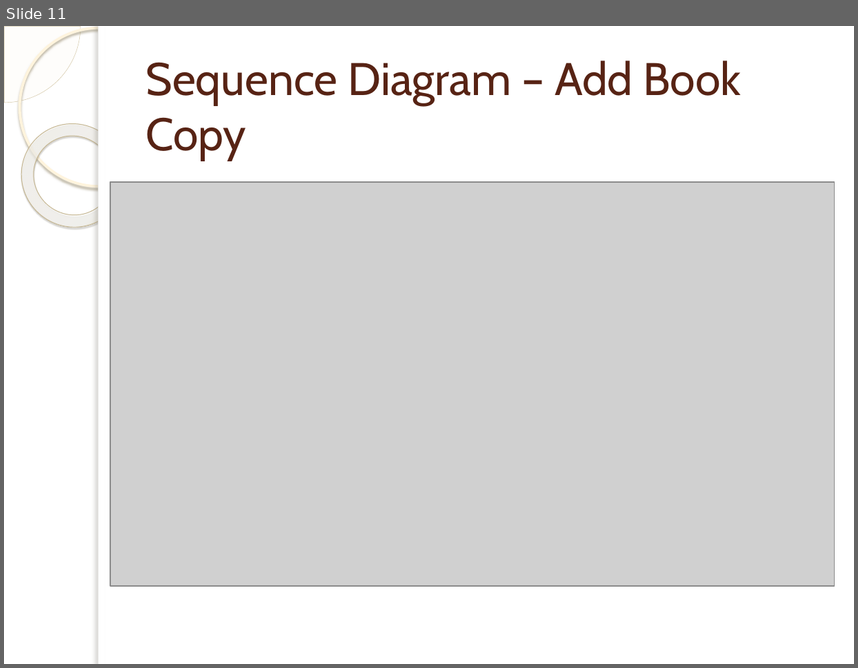
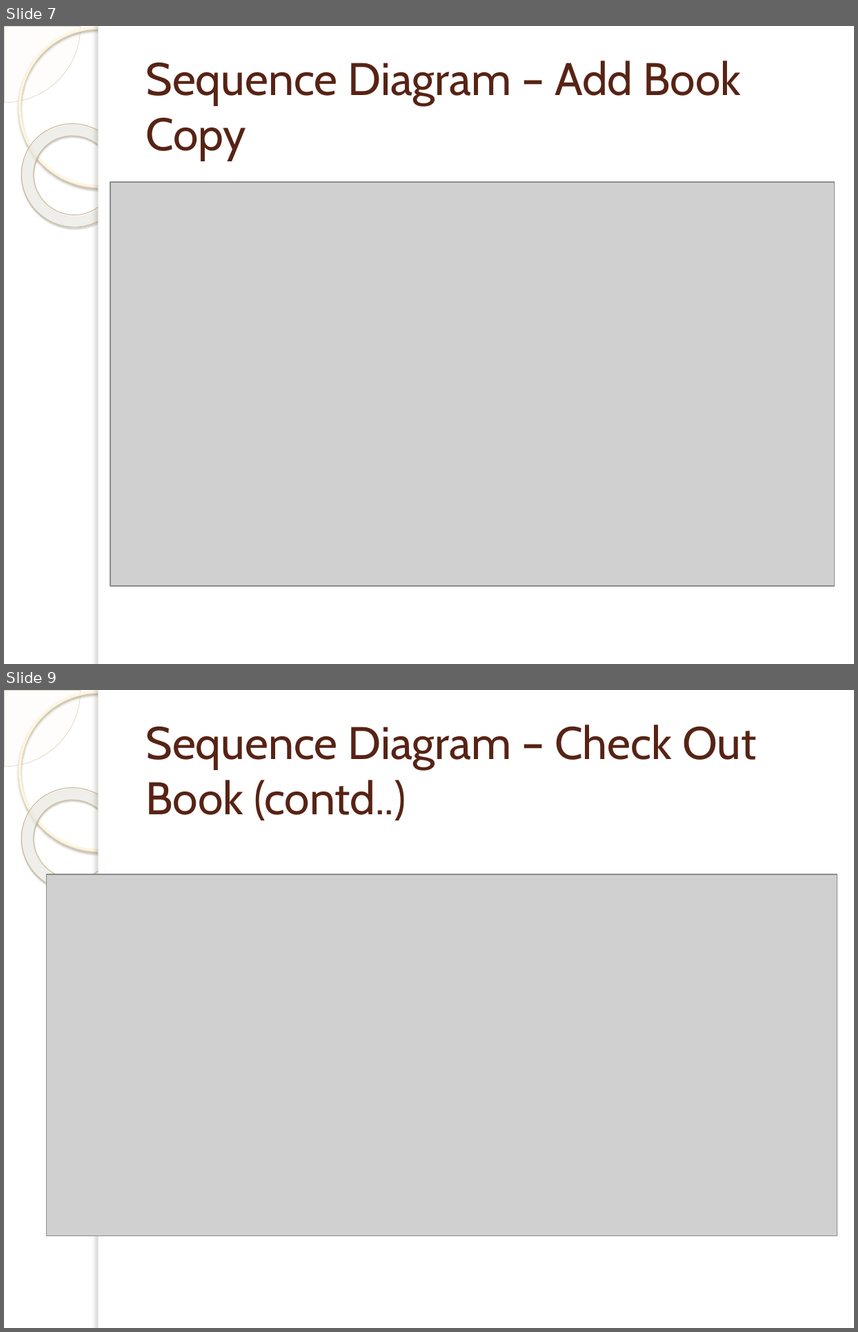
Before and after one commit to memiwo/library-management, a slide deck: docs/Library Management System.pptx. Shown one above the other, each under a label of ours: slide 11 before the commit, slides 7 and 9 after it; the slides between them are not shown. The pictures are 858x668 and 858x1332 pixels, drawn with LibreOffice and Linux fonts; fonts in the diff are those of the drawing; grey boxes stand for pictures; background and template pictures are left out. Boxes give left, top, right and bottom in pixels: in the first picture for what was removed or moved away, otherwise in the second. Text is boxed around its words. In the diff, an @@ line names an element or a change of style, - is before the commit and + after.

Commit message:
remove backbutton in searchbook, updated the sequence diagrams and presentation slide

```diff
--- a/docs/Library Management System.pptx
+++ b/docs/Library Management System.pptx
@@ slide 9 added at (x1=4, y1=690, x2=854, y2=1328), background picture (left out); not listed: 5 template elements that a slide beside it also shows @@
@@ title added at (x1=146, y1=724, x2=756, y2=820), 38.7 pt, text #572314 @@
+Sequence Diagram – Check Out Book (contd..)
@@ picture added at (x1=47, y1=874, x2=837, y2=1236) @@
@@ what was slide 11 is now slide 7 @@
```
Also in this commit, not shown: 6 slides changed, 3 other slides added, 8 other files.
